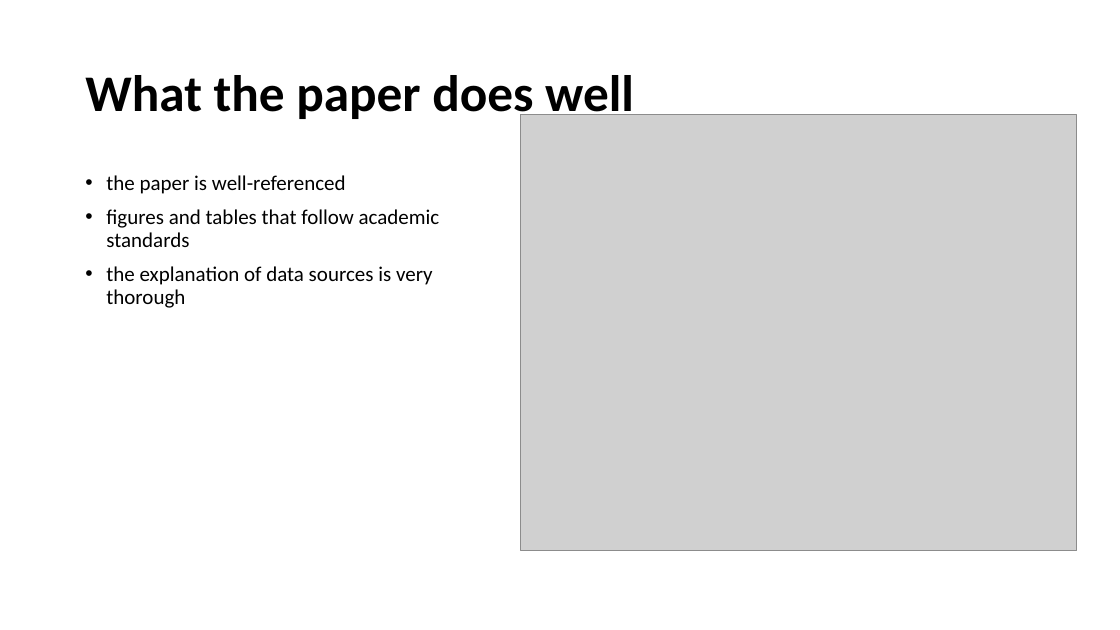
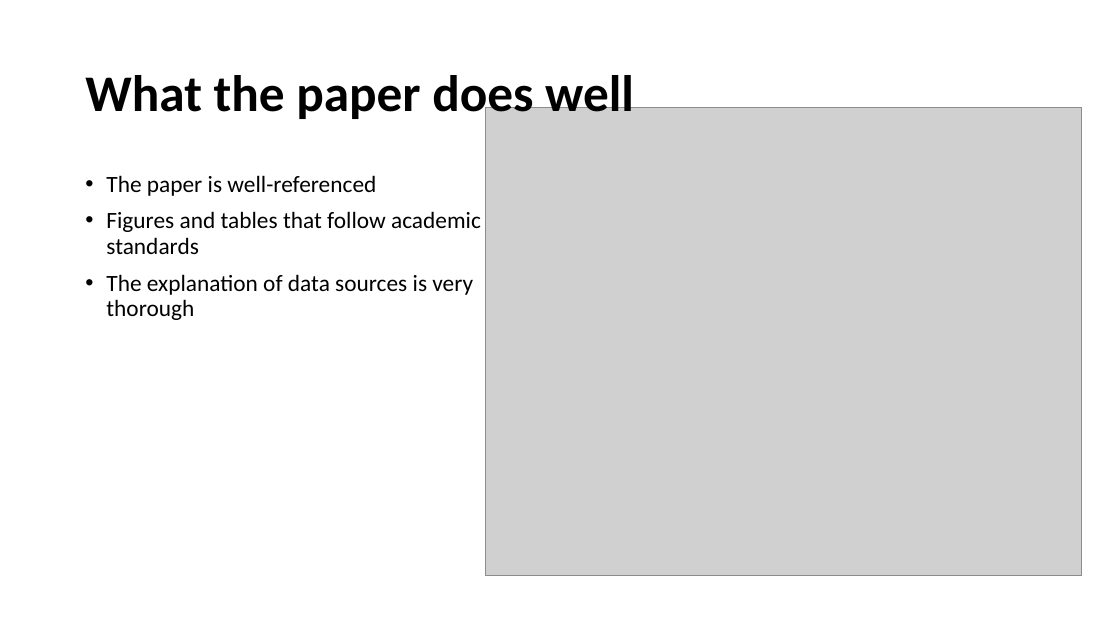
Before and after one commit to xianghancao/ECF, a slide deck: slide 7 of ECF_5.9.pptx. Drawn at 1120x630 pixels with LibreOffice and Linux fonts; fonts in the diff are those of the drawing; grey boxes stand for pictures. Boxes give left, top, right and bottom in pixels: in the first picture for what was removed or moved away, otherwise in the second. Text is boxed around its words. In the diff, an @@ line names an element or a change of style, - is before the commit and + after.

Commit message:
update

```diff
--- a/ECF_5.9.pptx
+++ b/ECF_5.9.pptx
@@ picture: place and size @@
-picture at box(521, 115, 1077, 551)
+picture at box(485, 108, 1081, 576)
@@ text at box(106, 175, 481, 320): text changed; size 18 to 20 pt @@
-• the paper is well-referenced
-• figures and tables that follow academic standards
-• the explanation of data sources is very thorough
+• The paper is well-referenced
+• Figures and tables that follow academic standards
+• The explanation of data sources is very thorough
```
Also in this commit, not shown: 2 other slides changed.
